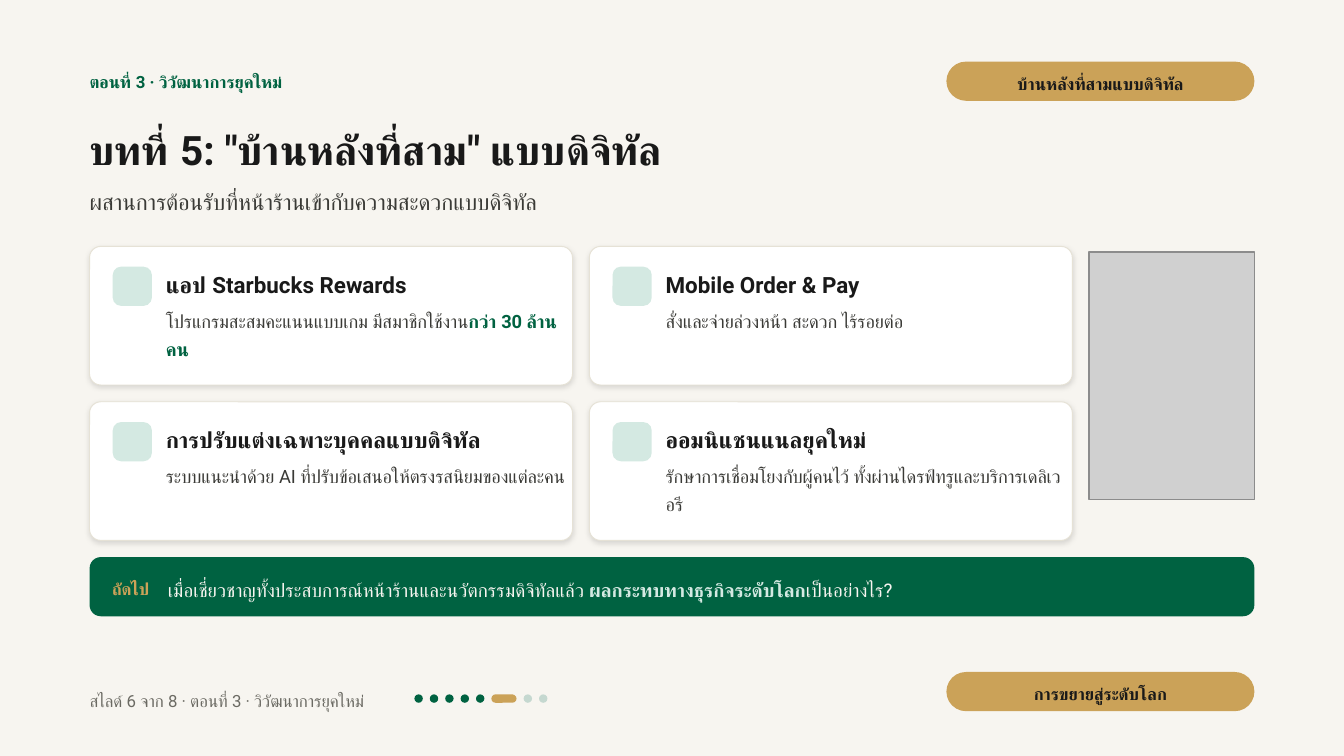
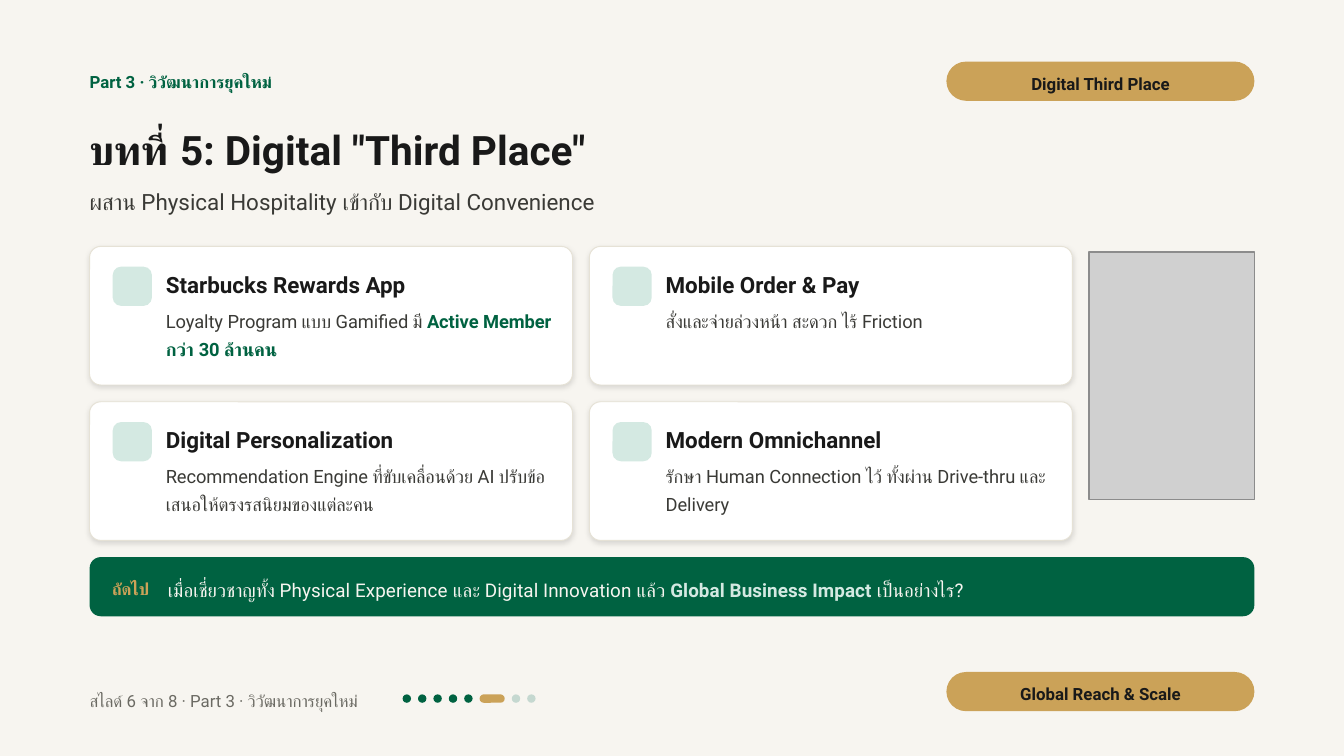
Before and after one commit to tungao06/slide-present-en, a slide deck: slide 14 of starbucks-presentation/export/Starbucks_Storytelling_Masterclass.pptx. Drawn at 1344x756 pixels with LibreOffice and Linux fonts; fonts in the diff are those of the drawing; grey boxes stand for pictures; background and template pictures are left out. Boxes give left, top, right and bottom in pixels: in the first picture for what was removed or moved away, otherwise in the second. Text is boxed around its words. In the diff, an @@ line names an element or a change of style, - is before the commit and + after.

```diff
--- a/starbucks-presentation/export/Starbucks_Storytelling_Masterclass.pptx
+++ b/starbucks-presentation/export/Starbucks_Storytelling_Masterclass.pptx
@@ text at [90, 76, 272, 93]: text changed @@
-ตอนที่ 3 · วิวัฒนาการยุคใหม่
+Part 3 · วิวัฒนาการยุคใหม่
@@ text at [1031, 77, 1170, 94]: text changed @@
-บ้านหลังที่สามแบบดิจิทัล
+Digital Third Place
@@ text at [90, 133, 585, 174]: text changed @@
-บทที่ 5: "บ้านหลังที่สาม" แบบดิจิทัล
+บทที่ 5: Digital "Third Place"
@@ text at [90, 193, 595, 215]: text changed @@
-ผสานการต้อนรับที่หน้าร้านเข้ากับความสะดวกแบบดิจิทัล
+ผสาน Physical Hospitality เข้ากับ Digital Convenience
@@ text at [166, 276, 406, 298]: text changed @@
-แอป Starbucks Rewards
+Starbucks Rewards App
@@ text at [166, 314, 551, 357]: text changed @@
-โปรแกรมสะสมคะแนนแบบเกม มีสมาชิกใช้งานกว่า 30 ล้านคน
+Loyalty Program แบบ Gamified มี Active Member กว่า 30 ล้านคน
@@ text at [666, 314, 923, 328]: text changed @@
-สั่งและจ่ายล่วงหน้า สะดวก ไร้รอยต่อ
+สั่งและจ่ายล่วงหน้า สะดวก ไร้ Friction
@@ text at [166, 431, 393, 453]: text changed @@
-การปรับแต่งเฉพาะบุคคลแบบดิจิทัล
+Digital Personalization
@@ text at [666, 431, 882, 449]: text changed @@
-ออมนิแชนแนลยุคใหม่
+Modern Omnichannel
@@ text at [166, 469, 545, 511]: text changed @@
-ระบบแนะนำด้วย AI ที่ปรับข้อเสนอให้ตรงรสนิยมของแต่ละคน
+Recommendation Engine ที่ขับเคลื่อนด้วย AI ปรับข้อเสนอให้ตรงรสนิยมของแต่ละคน
@@ text at [666, 469, 1046, 515]: text changed @@
-รักษาการเชื่อมโยงกับผู้คนไว้ ทั้งผ่านไดรฟ์ทรูและบริการเดลิเวอรี
+รักษา Human Connection ไว้ ทั้งผ่าน Drive-thru และ Delivery
@@ text at [168, 582, 964, 602]: text changed @@
-เมื่อเชี่ยวชาญทั้งประสบการณ์หน้าร้านและนวัตกรรมดิจิทัลแล้ว ผลกระทบทางธุรกิจระดับโลกเป็นอย่างไร?
+เมื่อเชี่ยวชาญทั้ง Physical Experience และ Digital Innovation แล้ว Global Business Impact เป็นอย่างไร?
@@ text at [1020, 687, 1181, 700]: text changed @@
-การขยายสู่ระดับโลก
+Global Reach & Scale
@@ text at [90, 695, 358, 712]: text changed @@
-สไลด์ 6 จาก 8 · ตอนที่ 3 · วิวัฒนาการยุคใหม่
+สไลด์ 6 จาก 8 · Part 3 · วิวัฒนาการยุคใหม่
@@ 8 rounded rectangles: place and size @@
-8 rounded rectangles at [414, 695, 547, 703]
+8 rounded rectangles at [403, 695, 535, 703]
```
Also in this commit, not shown: 7 other slides changed, 12 other files.
